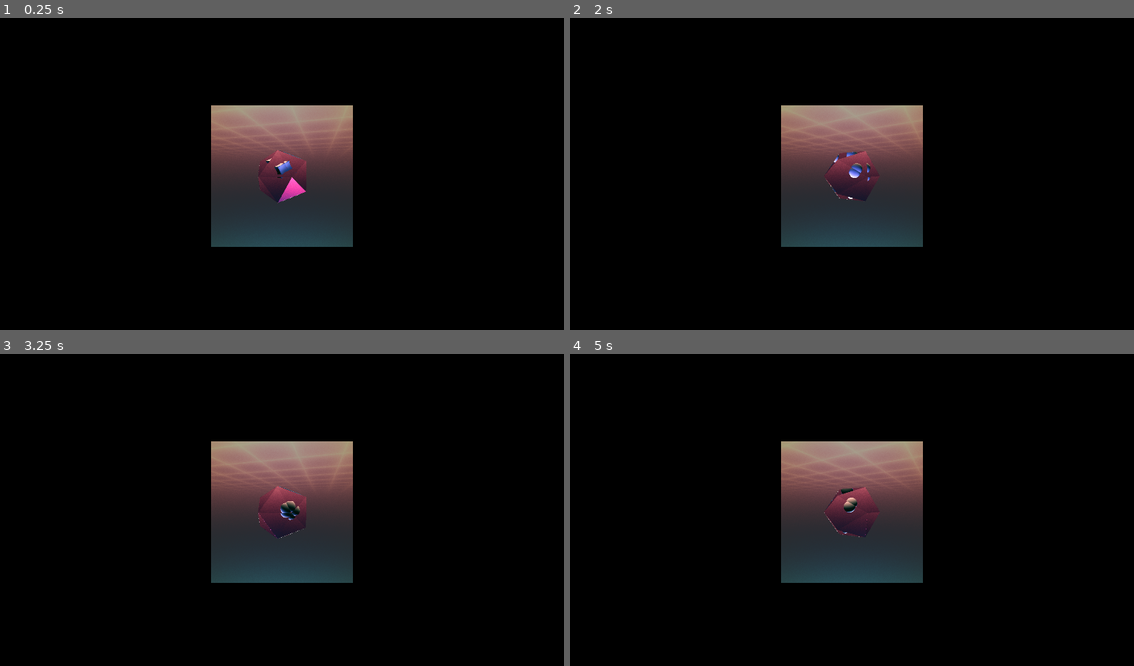
Above: before the commit, frames 1-4 (two rows, left to right).
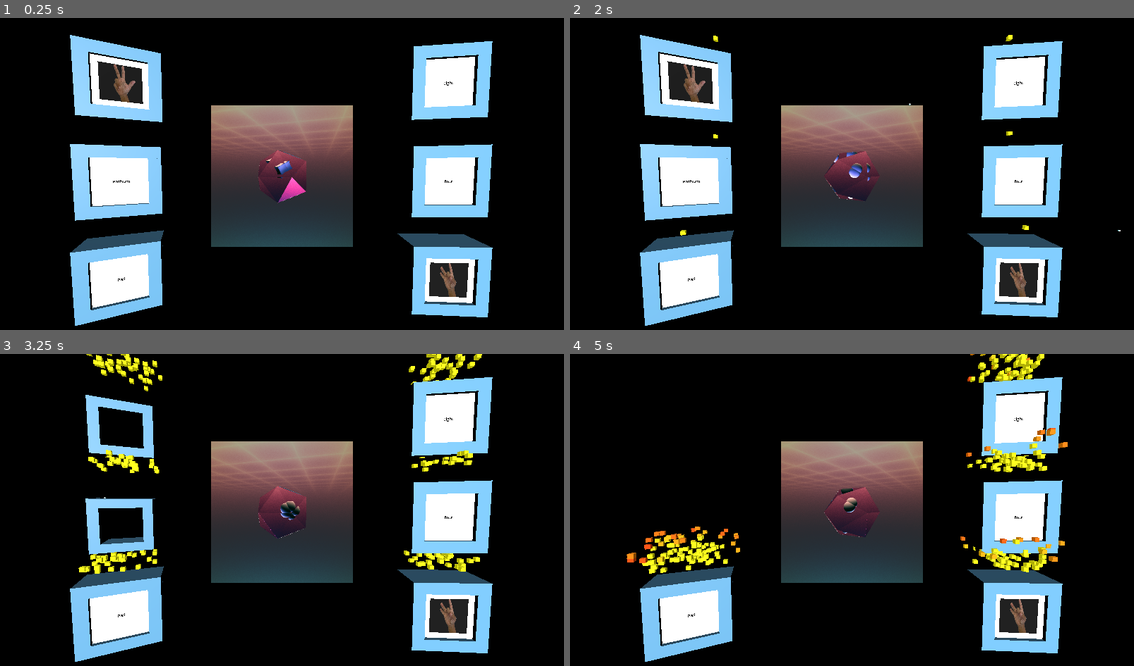
Above: after the commit, the same moments.

Repository: Kakcalu13/Mizo-godot-game
Game: Godot game, scene res://main.tscn
Two runs of this game, one before a commit and one after it. Both use one fixed random seed, a clock stepped at 60 frames per second and the inputs below. The project has no main scene, so this scene is started directly.
Inputs (mouse positions are in pixels of both pictures, inside the frame that each line leads up to):
- Up to frame 1 (0.25 s): no input
- Up to frame 2 (2 s): move the mouse to (976, 161) at 0.52 s; press the mouse at (976, 161) at 0.53 s; hold Right (ui_right) 0.53-1.25 s; release the mouse at (976, 161) at 1.25 s; drag from (739, 192) to (823, 239) at 1.27 s
- Up to frame 3 (3.25 s): move the mouse to (338, 441) at 2.02 s; press the mouse at (338, 441) at 2.03 s; hold Right (ui_right) 2.03-2.75 s; release the mouse at (338, 441) at 2.75 s; drag from (253, 575) to (112, 463) at 2.77 s
- Up to frame 4 (5 s): move the mouse to (1021, 559) at 3.52 s; press the mouse at (1021, 559) at 3.53 s; hold Left (ui_left) 3.53-4.25 s; release the mouse at (1021, 559) at 4.25 s; drag from (682, 463) to (767, 432) at 4.27 s

The runs differ from the first frame. In frame 1, 21% of the frame differs, in the area x 12-88%, y 5-99%; in frame 2, 21%, in the area x 12-98%, y 5-99%; in frame 3, 18%; in frame 4, 16%.
Error before the commit: Invalid assignment of property or key 'value' with value of type 'int' on a base object of type 'null instance'. (res://main.gd:28)

Commit message:
added exploded particle

Diff:
--- a/source/numbers/one_module.tscn
+++ b/source/numbers/one_module.tscn
@@ -3,7 +3,7 @@
 [ext_resource type="Script" path="res://src/one_module_clickable.gd" id="1_cdpov"]
 [ext_resource type="PackedScene" uid="uid://dk8vy7xbp7wea" path="res://window_and_particle.tscn" id="1_cwvvw"]
 [ext_resource type="PackedScene" uid="uid://cj1h7tifsha4u" path="res://image_display.tscn" id="2_08k7x"]
-[ext_resource type="Texture2D" uid="uid://ddp8ek6rswwmc" path="res://assets/kenney/smoke_05.png" id="3_8xlau"]
+[ext_resource type="Texture2D" uid="uid://ddp8ek6rswwmc" path="res://assets/images_particles/smoke_05.png" id="3_8xlau"]
 [ext_resource type="PackedScene" uid="uid://bdeh0b25f6370" path="res://sign_display.tscn" id="4_2nwc2"]
 
 [sub_resource type="StandardMaterial3D" id="StandardMaterial3D_cgumr"]
